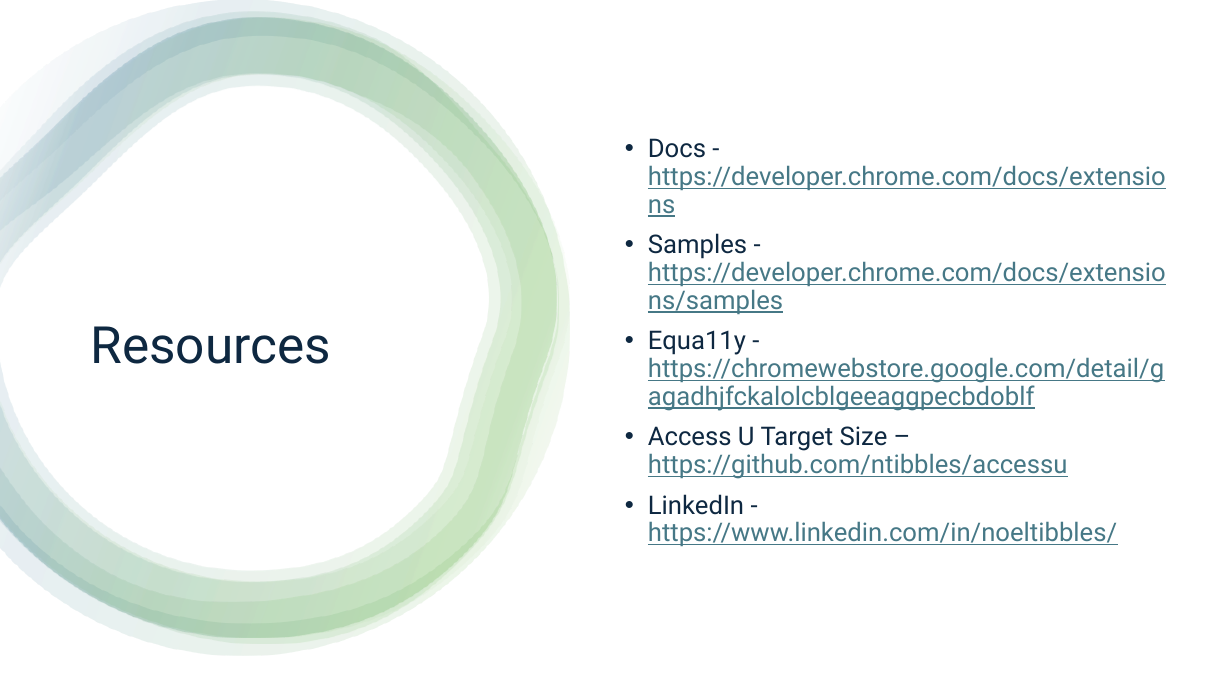
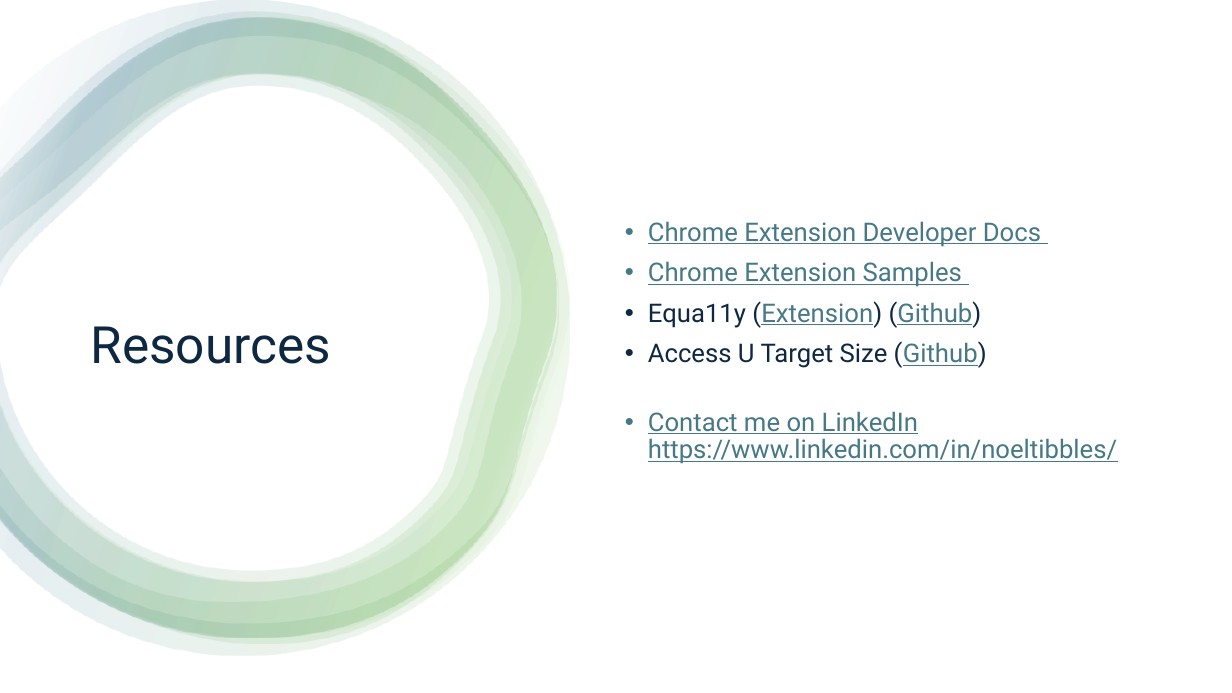
Before and after one commit to ntibbles/accessu, a slide deck: slide 56 of AccessU-browser-extensions-101.pptx. Drawn at 1232x693 pixels with LibreOffice and Linux fonts; fonts in the diff are those of the drawing. Boxes give left, top, right and bottom in pixels: in the first picture for what was removed or moved away, otherwise in the second. Text is boxed around its words. In the diff, an @@ line names an element or a change of style, - is before the commit and + after.

```diff
--- a/AccessU-browser-extensions-101.pptx
+++ b/AccessU-browser-extensions-101.pptx
@@ text at (648,221,1117,464): text changed @@
-• Docs - https://developer.chrome.com/docs/extensions
-• Samples - https://developer.chrome.com/docs/extensions/samples
-• Equa11y - https://chromewebstore.google.com/detail/gagadhjfckalolcblgeeaggpecbdoblf
-• Access U Target Size –
-  https://github.com/ntibbles/accessu
-• LinkedIn - https://www.linkedin.com/in/noeltibbles/
+• Chrome Extension Developer Docs
+• Chrome Extension Samples
+• Equa11y (Extension) (Github)
+• Access U Target Size (Github)
+• Contact me on LinkedIn https://www.linkedin.com/in/noeltibbles/
```
Also in this commit, not shown: 2 other slides changed, 1 other file.
